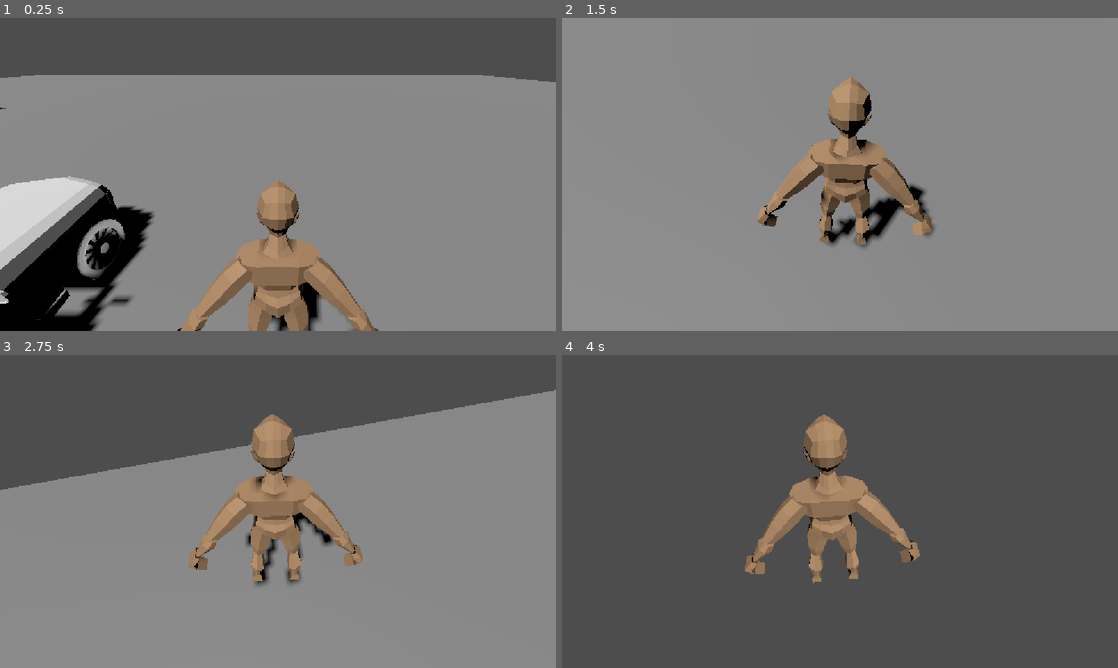
Above: before the commit, frames 1-4 (two rows, left to right).
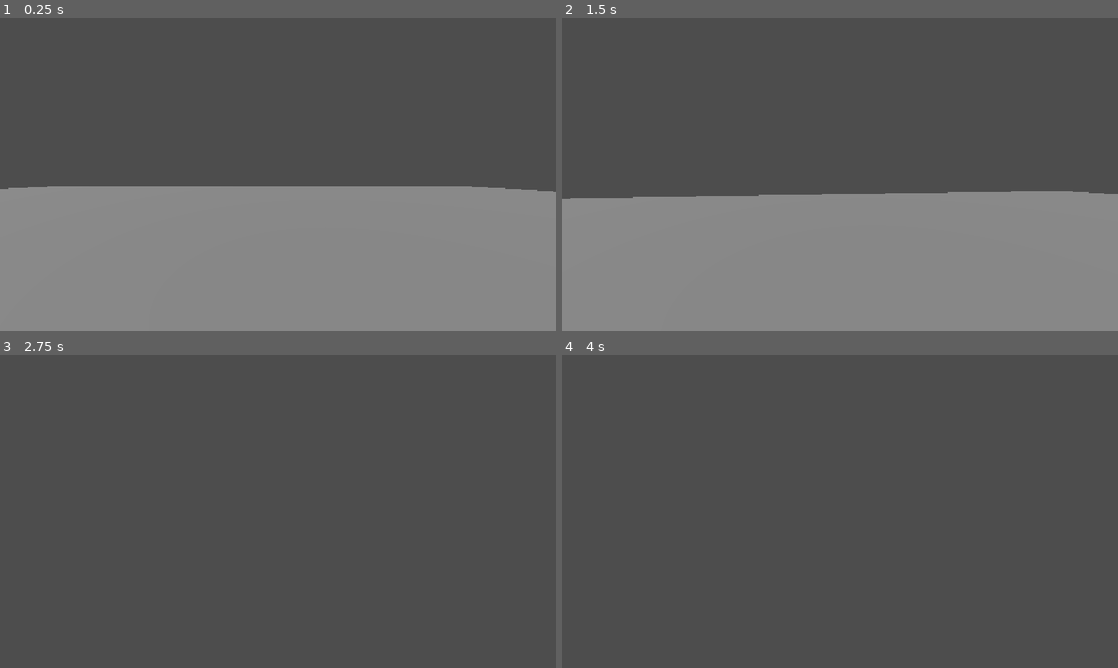
Above: after the commit, the same moments.

Repository: HoangM-Huy/Driving_Game_Project
Game: Godot game, scene res://main.tscn
The game is run twice, just before and just after one commit, with the same random seed, the same clock (stepped at 60 frames per second) and the same inputs.
Inputs (mouse positions are in pixels of both pictures, inside the frame that each line leads up to):
- Up to frame 1 (0.25 s): no input
- Up to frame 2 (1.5 s): move the mouse to (867, 174) at 0.52 s; hold Up (ui_up) from 0.53 s (still down); tap Alt (Lock_Mouse) at 0.6, 1.35 s; tap Space (jump) at 0.77 s; move the mouse to (812, 174) at 1.27 s
- Up to frame 3 (2.75 s): keep holding Up (ui_up); tap Space (jump) at 1.52 s; move the mouse to (289, 505) at 2.02 s; tap Alt (Lock_Mouse) at 2.1 s
- Up to frame 4 (4 s): keep holding Up (ui_up); move the mouse to (834, 517) at 2.77 s; tap Alt (Lock_Mouse) at 2.85, 3.6 s; tap Space (jump) at 3.02, 3.77 s; move the mouse to (878, 514) at 3.52 s

The runs differ from the first frame. In frame 1, 52% of the frame differs, in the area x 0-100%, y 18-100%; in frame 2, 59%; in frame 3, 73%, in the area x 0-100%, y 11-100%; in frame 4, 5.5%.

Commit message:
Fixed movement and camera lock
Fixed movement and camera locking by removing some lines in Player1.tscn's camera script.

Diff:
--- a/driving-game/Player1.gd
+++ b/driving-game/Player1.gd
@@ -8,18 +8,47 @@
 var target_velocity = Vector3.ZERO
 @export var jump_impulse=20
 
-var look_dir: Vector2
+var look_dir: Vector3
+var side_dir: Vector3
 @onready var camera = $Pivot/Player_camera
 var camera_sens = 50
 
+var mouseInput = Vector2.ZERO
+
 var LockMouse = false
 
+func _ready() -> void:
+	LockMouse = true
+	Input.set_mouse_mode(Input.MOUSE_MODE_CAPTURED)
+
 func _physics_process(delta):
+	var mouseMovements = mouseInput
+	# Set back to Zero to prepare for the next frame.
+	mouseInput = Vector2.ZERO
+
+	# Rotate the character with the camera at once
+	var rotateAngle = -mouseMovements.x * camera_sens * 0.005
+	$Pivot.rotate_y(rotateAngle)
+
 	var input_dir = Input.get_vector("move_left", "move_right", "move_forward", "move_back")
-	var direction = (transform.basis * Vector3(input_dir.x, 0, input_dir.y)).normalized()
-	if direction:
-		velocity.x = direction.x * speed
-		velocity.z = direction.z * speed
+	# Get the look direction (Forward / Backwards)
+	look_dir = -$Pivot.global_transform.basis.z
+	look_dir.y = 0
+	look_dir = look_dir.normalized()
+
+	# Get the side direction (Right / left)
+	side_dir = $Pivot.global_transform.basis.x
+	side_dir.y = 0
+	side_dir = side_dir.normalized()
+
+	# Add the looking direction and the side direction to make the final
+	# moving direction vector
+	var movingDirection = (look_dir * -input_dir.y) + (side_dir * input_dir.x)
+	movingDirection = movingDirection.normalized()
+
+	if movingDirection != Vector3.ZERO:
+		velocity.x = movingDirection.x * speed
+		velocity.z = movingDirection.z * speed
 	else:
 		velocity.x = move_toward(velocity.x, 0, speed)
 		velocity.z = move_toward(velocity.z, 0, speed)
@@ -31,21 +60,17 @@
 	if is_on_floor() and Input.is_action_just_pressed("jump"):
 		velocity.y = jump_impulse
 
+	move_and_slide()
+
+func _input(event: InputEvent):
+	# Mouse locking and unlocking
 	if Input.is_action_just_pressed("Lock_Mouse"):
 		LockMouse = !LockMouse
 		if LockMouse:
 			Input.set_mouse_mode(Input.MOUSE_MODE_CAPTURED)
 		else:
 			Input.set_mouse_mode(Input.MOUSE_MODE_VISIBLE)
-	_rotate_camera(delta)
-	move_and_slide()
 
-func _input(event: InputEvent):
-	if event is InputEventMouseMotion: look_dir = event.relative * 0.01
-
-func _rotate_camera(delta: float, sens_mod: float = 1.0):
-	var input = Input.get_vector("ui_left", "ui_right", "ui_down", "ui_up")
-	look_dir += input
-	rotation.y -= look_dir.x * camera_sens * sens_mod * delta
-	camera.rotation.x = clamp(camera.rotation.x - look_dir.y * camera_sens * sens_mod * delta, -1.5, 1.5)
-	look_dir = Vector2.ZERO
+	# Mouse movement
+	if event is InputEventMouseMotion and LockMouse:
+		mouseInput += event.relative * 0.01
--- a/driving-game/Player1.tscn
+++ b/driving-game/Player1.tscn
@@ -318,12 +318,14 @@
 
 func _process(delta: float) -> void:
 	rotation.x = clamp(rotation.x, -1, 1)
-	Input.mouse_mode = Input.MOUSE_MODE_CAPTURED
-
+	#Input.mouse_mode = Input.MOUSE_MODE_CAPTURED
 
 func _input(event):
 	if event is InputEventMouseMotion:
-		rotate(Vector3.UP, -event.relative.x * 0.001)
+		#rotate(Vector3.UP, -event.relative.x * 0.001)
+
+		# When mouse is unlocked, this line (line 17) causes screen to move
+		# up and down, may keep as feature
 		rotate_object_local(Vector3.RIGHT, -event.relative.y * 0.001)
 "
 
@@ -403,6 +405,6 @@
 }
 
 [node name="Player_camera" type="Camera3D" parent="Pivot" unique_id=1710473718]
-transform = Transform3D(1, 0, 0, 0, 0.8660254, 0.5, 0, -0.5, 0.8660254, 0, 2, 0.6)
+transform = Transform3D(1, 0, 0, 0, 1, 0, 0, 0, 1, 0.0061924458, 1.522507, -0.071695805)
 current = true
 script = SubResource("GDScript_nkmm1")
